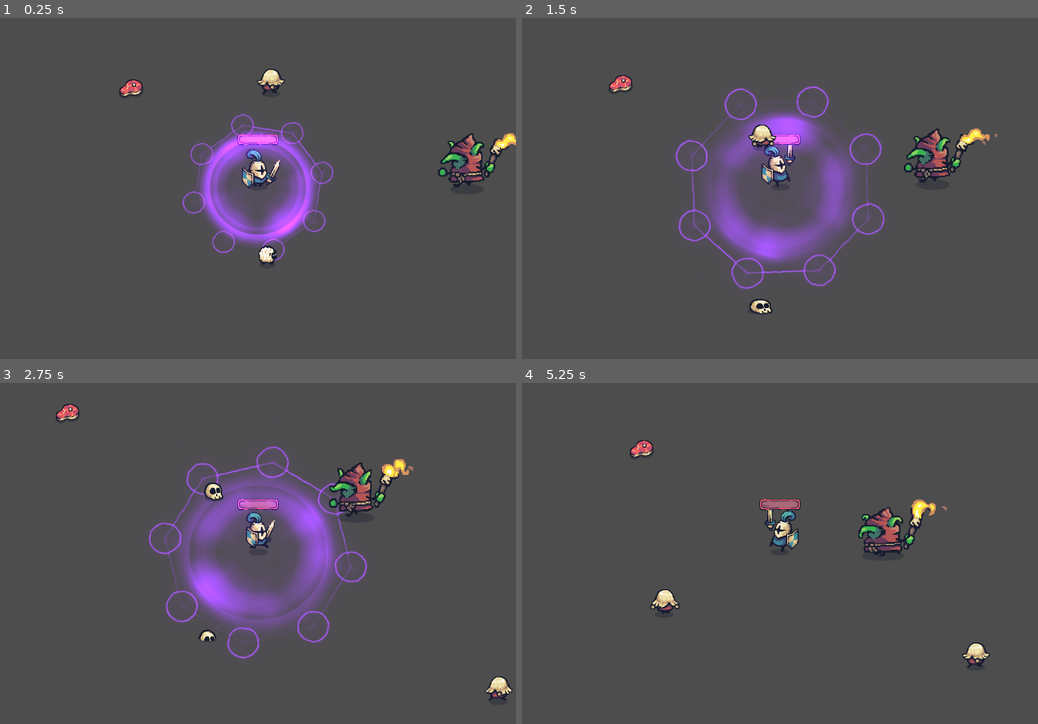
Above: before the commit, frames 1-4 (two rows, left to right).
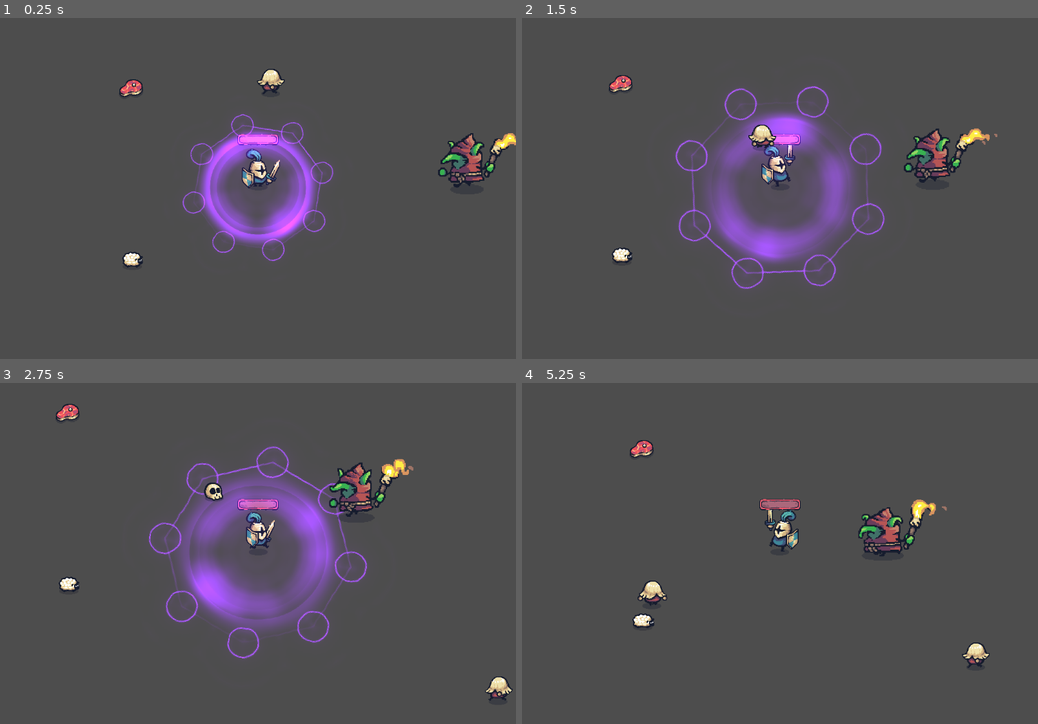
Above: after the commit, the same moments.

Repository: bluejynz/survivallike-godot
Game: Godot game, scene res://test_scenes/test_scene.tscn
Same seed, same stepped clock (60 frames per second), same inputs: the game is played once before the commit and once after it.
Inputs (mouse positions are in pixels of both pictures, inside the frame that each line leads up to):
- Up to frame 1 (0.25 s): no input
- Up to frame 2 (1.5 s): move the mouse to (893, 171) at 0.52 s; hold D (move_right) 0.53-1.28 s; click (893, 171) at 0.6 s; move the mouse to (676, 205) at 1.27 s; hold S (move_down) from 1.28 s (still down); click (676, 205) at 1.35 s
- Up to frame 3 (2.75 s): move the mouse to (309, 478) at 2.02 s; release S (move_down) at 2.03 s; hold D (move_right) from 2.03 s (still down); click (309, 478) at 2.1 s
- Up to frame 4 (5.25 s): move the mouse to (754, 621) at 2.77 s; release D (move_right) at 2.78 s; hold W (move_up) 2.78-3.53 s; click (754, 621) at 2.85 s; move the mouse to (934, 604) at 3.52 s; hold A (move_left) 3.53-5.03 s; click (934, 604) at 3.6 s; move the mouse to (625, 502) at 4.27 s; click (625, 502) at 4.35 s; move the mouse to (805, 553) at 5.02 s; hold S (move_down) from 5.03 s (still down); click (805, 553) at 5.1 s

The runs differ from the first frame. In frame 1, 0.3% of the frame differs, in the area x 23-54%, y 66-74%; in frame 2, 0.3%; in frame 3, 0.2%; in frame 4, 0.6%, in the area x 21-31%, y 57-72%.

Commit message:
changing mob run away behavior to use signals

Diff:
--- a/entities/animals/behaviors/run_from_player.gd
+++ b/entities/animals/behaviors/run_from_player.gd
@@ -1,6 +1,7 @@
 extends Node
 
 @export var speed: float = 1
+@export var stop_interval: float = 2
 
 var enemy: Enemy
 var sprite: AnimatedSprite2D
@@ -16,7 +17,9 @@
 	set_deferred("monitoring", true)
 
 func _process(delta: float) -> void:
-	detect_player()
+	detection_area.body_entered.connect(detect_player)
+	detection_area.body_exited.connect(stop_running)
+
 	play_run_idle_animation()
 	update_stop_running_cooldown(delta)
 
@@ -34,25 +37,21 @@
 
 		enemy.move_and_slide()
 
-func detect_player() -> void:
-	var areas = detection_area.get_overlapping_areas()
-	for area in areas:
-		if area.is_in_group("player"):
-				is_running = true;
-	if areas.is_empty():
-		stop_running()
-
-
 func play_run_idle_animation() -> void:
 	if is_running:
 		sprite.play("run")
 	else:
 		sprite.play("idle")
 
-func stop_running() -> void:
+func detect_player(body: Node2D) -> void:
+	if body.is_in_group("player"):
+		is_running = true
+		is_stopping = false
+
+func stop_running(body: Node2D) -> void:
 	if not is_stopping and is_running:
 		is_stopping = true
-		stop_running_cooldown = 2
+		stop_running_cooldown = stop_interval
 
 func update_stop_running_cooldown(delta: float) -> void:
 	if is_stopping:
--- a/test_scenes/test_scene.tscn
+++ b/test_scenes/test_scene.tscn
@@ -14,7 +14,7 @@
 position = Vector2(540, 360)
 scale = Vector2(1, 0.973)
 ritual_damage = 2
-ritual_interval = 15.0
+ritual_interval = 60.0
 ritual_prefab = ExtResource("8_32kmn")
 
 [node name="Camera2D" type="Camera2D" parent="Player"]
@@ -24,7 +24,7 @@
 health = 6
 
 [node name="Sheep" parent="." instance=ExtResource("3_br5bx")]
-position = Vector2(557, 503)
+position = Vector2(277, 528)
 health = 4
 
 [node name="Goblin" parent="." instance=ExtResource("5_fb8gp")]
